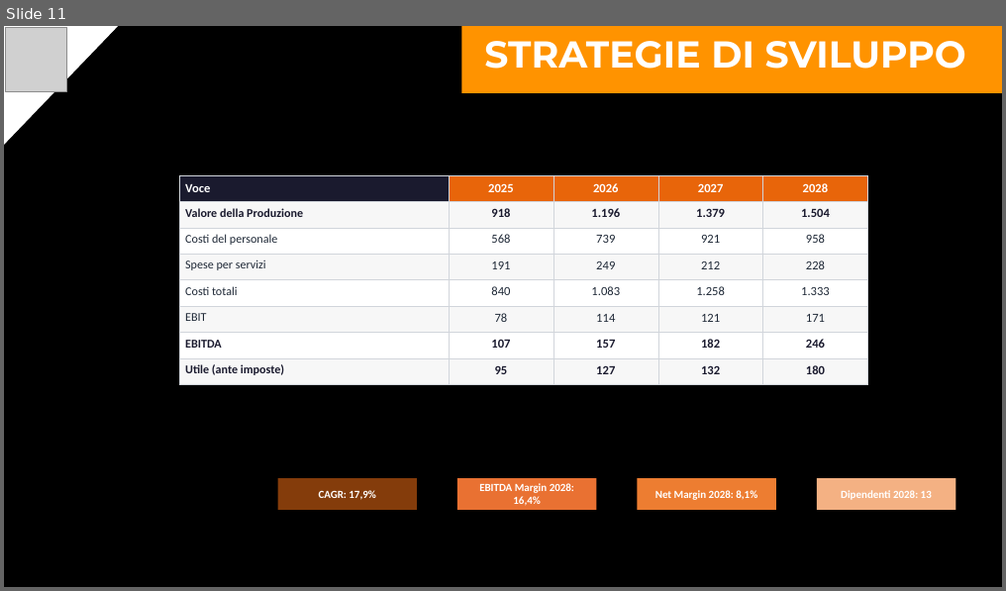
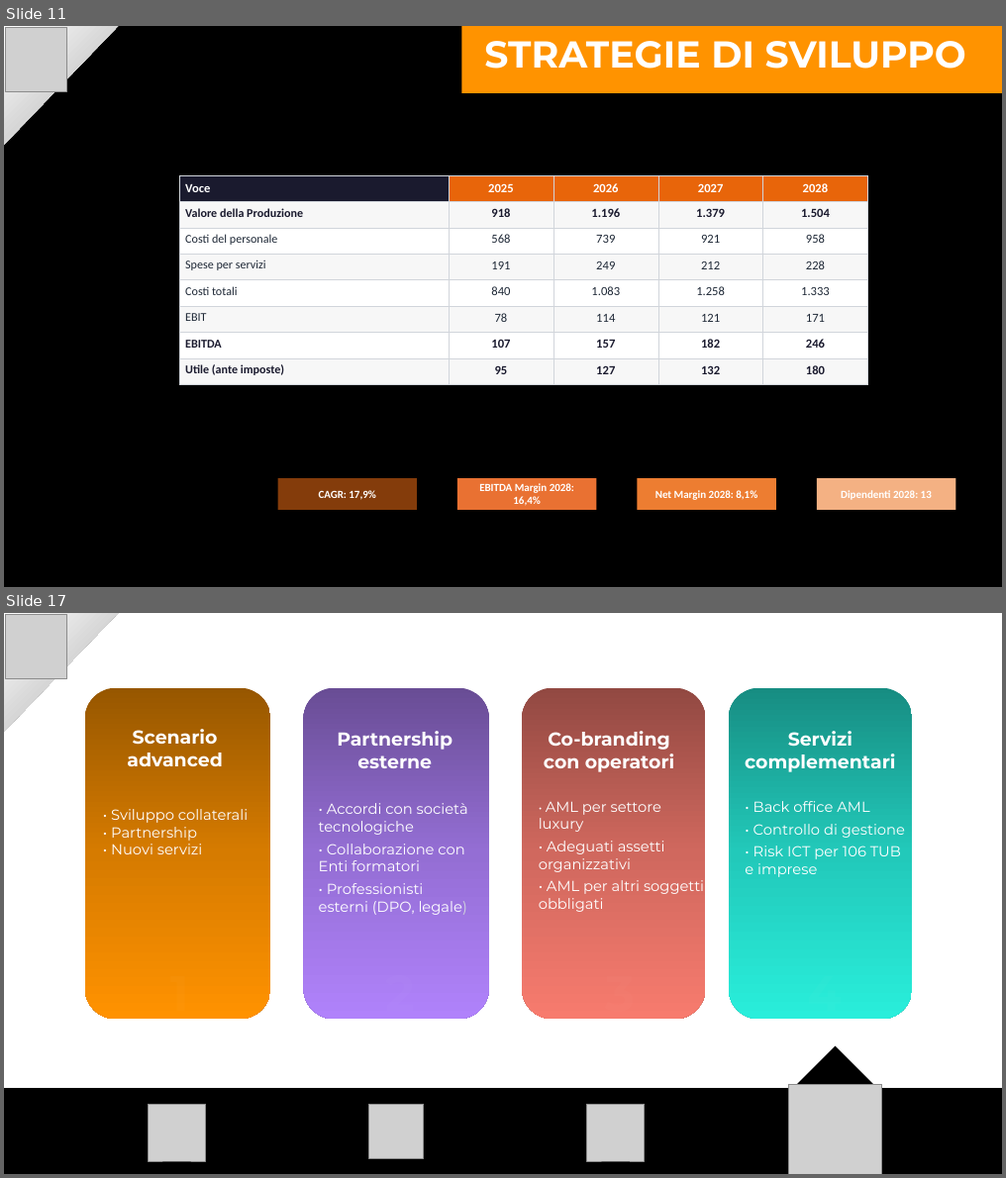
Before and after one commit to andrea4444442/Meta-S.r.l, a slide deck: META copy.pptx. Shown one above the other, each under a label of ours: slide 11 before the commit, slides 11 and 17 after it; the slides between them are not shown. The pictures are 1006x591 and 1006x1178 pixels, drawn with LibreOffice and Linux fonts; fonts in the diff are those of the drawing; grey boxes stand for pictures. Boxes give left, top, right and bottom in pixels: in the first picture for what was removed or moved away, otherwise in the second. Text is boxed around its words. In the diff, an @@ line names an element or a change of style, - is before the commit and + after.

```diff
--- a/META copy.pptx
+++ b/META copy.pptx
@@ slide 17 added at [4, 613, 1002, 1174], background #FFFFFF @@
@@ half frame added at [4, 613, 119, 732], fill gradient #979797 to #D7D7D7 to #FFFFFF @@
@@ picture added at [6, 615, 67, 678] @@
@@ rounded rectangle added at [85, 688, 270, 1020], fill gradient #975700 to #D77C00 to #FF9300 @@
@@ rounded rectangle added at [303, 688, 489, 1020], fill gradient #694E95 to #956FD4 to #B183FC @@
@@ rounded rectangle added at [522, 688, 706, 1020], fill gradient #934942 to #D1685E to #F87C6F @@
@@ rounded rectangle added at [729, 688, 912, 1020], fill gradient #188E83 to #23C9BA to #29EFDC @@
@@ text added at [127, 729, 223, 766], 18 pt, text #FFFFFF, bold @@
+Scenario advanced
@@ text added at [337, 731, 452, 768], 18 pt, text #FFFFFF, bold @@
+Partnership
+esterne
@@ text added at [544, 731, 674, 772], 18 pt, text #FFFFFF, bold @@
+Co-branding
+con operatori
@@ text added at [745, 731, 895, 772], 18 pt, text #FFFFFF, bold @@
+Servizi
+complementari
@@ text added at [111, 809, 248, 855], 14 pt, text #FFFFFF @@
+• Sviluppo collaterali
+• Partnership
+• Nuovi servizi
@@ text added at [319, 803, 468, 915], 14 pt, text #FFFFFF @@
+• Accordi con società tecnologiche
+• Collaborazione con Enti formatori
+• Professionisti esterni (DPO, legale)
@@ text added at [539, 801, 704, 912], 14 pt, text #FFFFFF @@
+• AML per settore luxury
+• Adeguati assetti organizzativi
+• AML per altri soggetti obbligati
@@ text added at [745, 801, 905, 877], 14 pt, text #FFFFFF @@
+• Back office AML
+• Controllo di gestione
+• Risk ICT per 106 TUB e imprese
@@ text added at [170, 1019, 190, 1023], 48 pt, text none, bold @@
+1
@@ text added at [386, 1019, 416, 1023], 48 pt, text none, bold @@
+2
@@ text added at [606, 1019, 636, 1023], 48 pt, text none, bold @@
+3
@@ text added at [808, 1019, 843, 1023], 48 pt, text none, bold @@
+4
@@ up arrow added at [792, 1047, 878, 1174], fill #000000 @@
@@ picture added at [788, 1084, 882, 1174] @@
@@ rectangle added at [4, 1088, 1002, 1174], fill #000000 @@
@@ picture added at [149, 1104, 206, 1161] @@
@@ picture added at [369, 1104, 424, 1158] @@
@@ picture added at [587, 1104, 645, 1161] @@
@@ slide 11 changed as well @@
@@ half frame at [4, 26, 119, 145]: fill #FFFFFF to gradient #979797 to #D7D7D7 to #FFFFFF @@
```
Also in this commit, not shown: 8 other slides changed, 6 other slides added, 1 other file.
